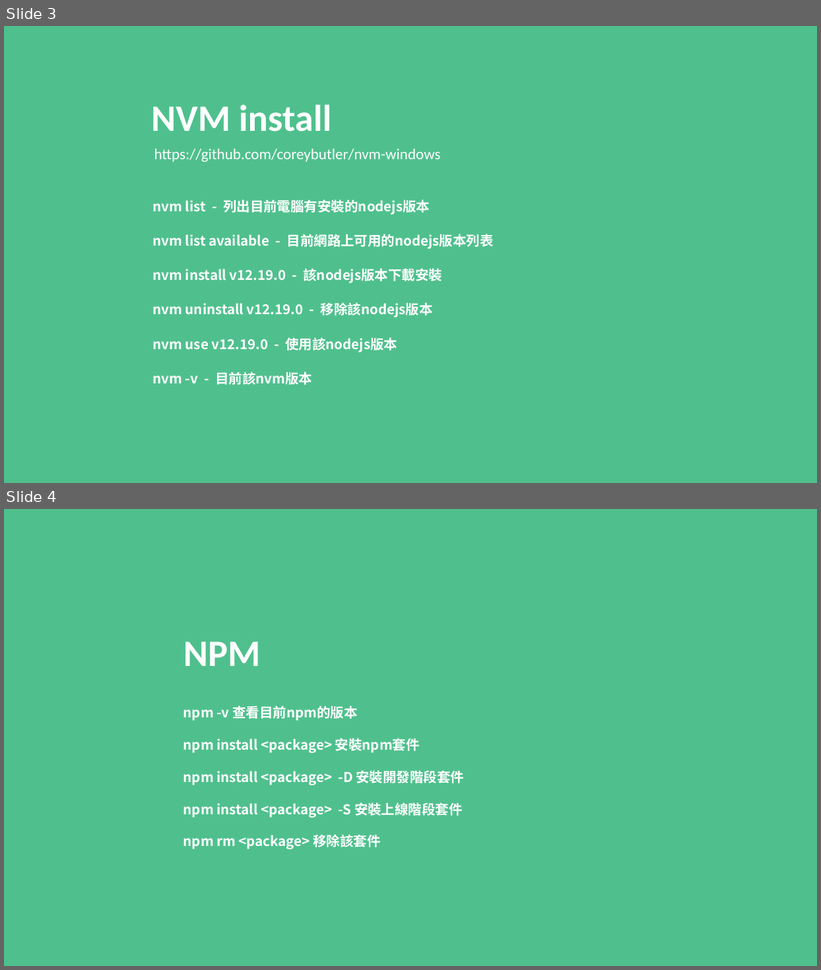
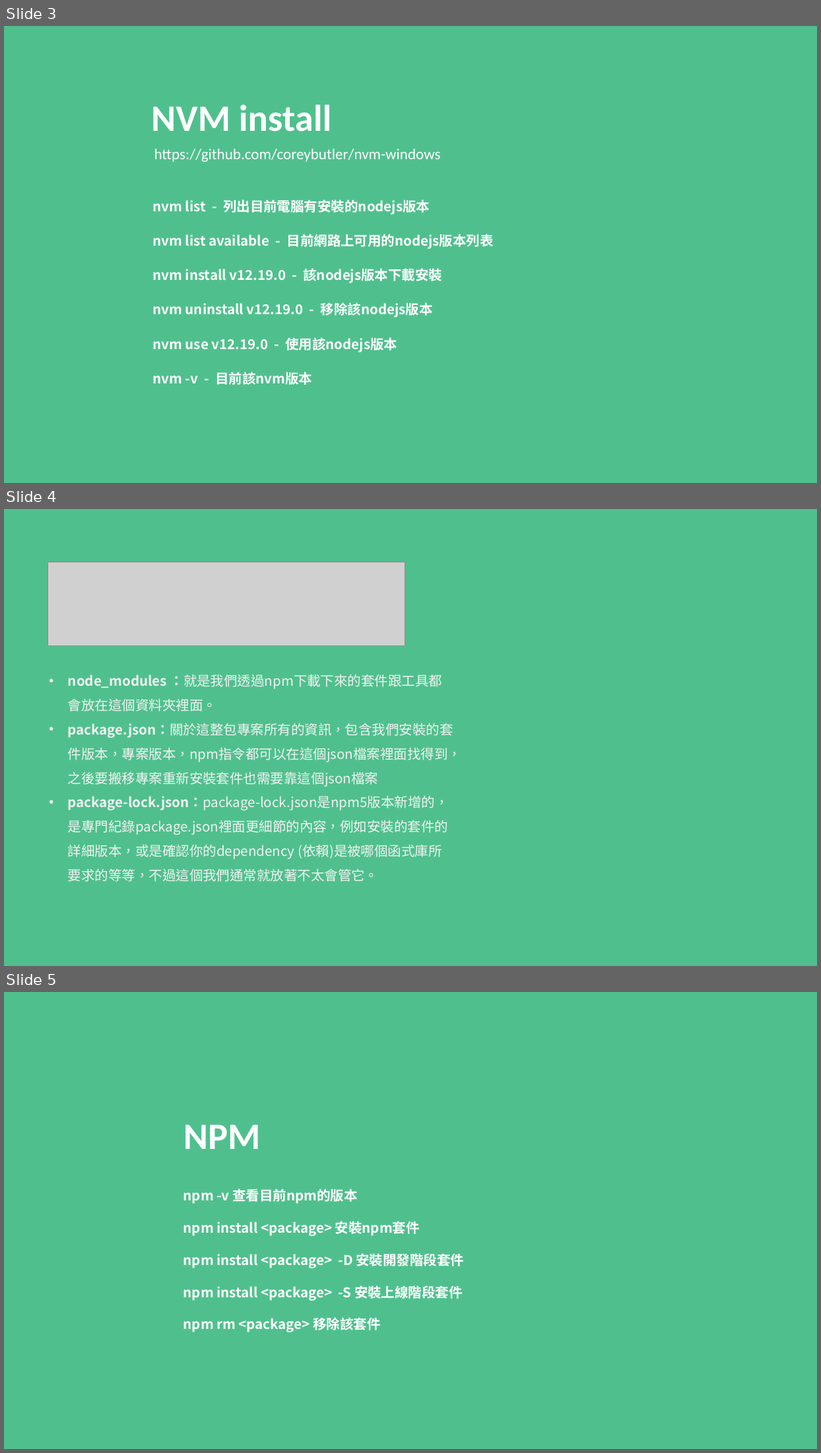
Before and after one commit to MikeOnlineCourse/Vue3_Course_Example, a slide deck: 04-VUE-CLI-Router-Components/vue-cli.pptx. Shown one above the other, each under a label of ours: slides 3 and 4 before the commit, slides 3, 4 and 5 after it. The pictures are 821x970 and 821x1453 pixels, drawn with LibreOffice and Linux fonts; fonts in the diff are those of the drawing; grey boxes stand for pictures. Boxes give left, top, right and bottom in pixels: in the first picture for what was removed or moved away, otherwise in the second. Text is boxed around its words. In the diff, an @@ line names an element or a change of style, - is before the commit and + after.

Commit message:
fix example

```diff
--- a/04-VUE-CLI-Router-Components/vue-cli.pptx
+++ b/04-VUE-CLI-Router-Components/vue-cli.pptx
@@ slide 4 added at bbox=[4, 509, 817, 966], background #4FC08D @@
@@ picture added at bbox=[48, 562, 405, 646] @@
@@ text added at bbox=[68, 675, 461, 882], 16 pt, text #F2F2F2 @@
+• node_modules ：就是我們透過npm下載下來的套件跟工具都會放在這個資料夾裡面。
+• package.json：關於這整包專案所有的資訊，包含我們安裝的套件版本，專案版本，npm指令都可以在這個json檔案裡面找得到，之後要搬移專案重新安裝套件也需要靠這個json檔案
+• package-lock.json：package-lock.json是npm5版本新增的，是專門紀錄package.json裡面更細節的內容，例如安裝的套件的詳細版本，或是確認你的dependency (依賴)是被哪個函式庫所要求的等等，不過這個我們通常就放著不太會管它。
@@ what was slide 4 is now slide 5 @@
```
